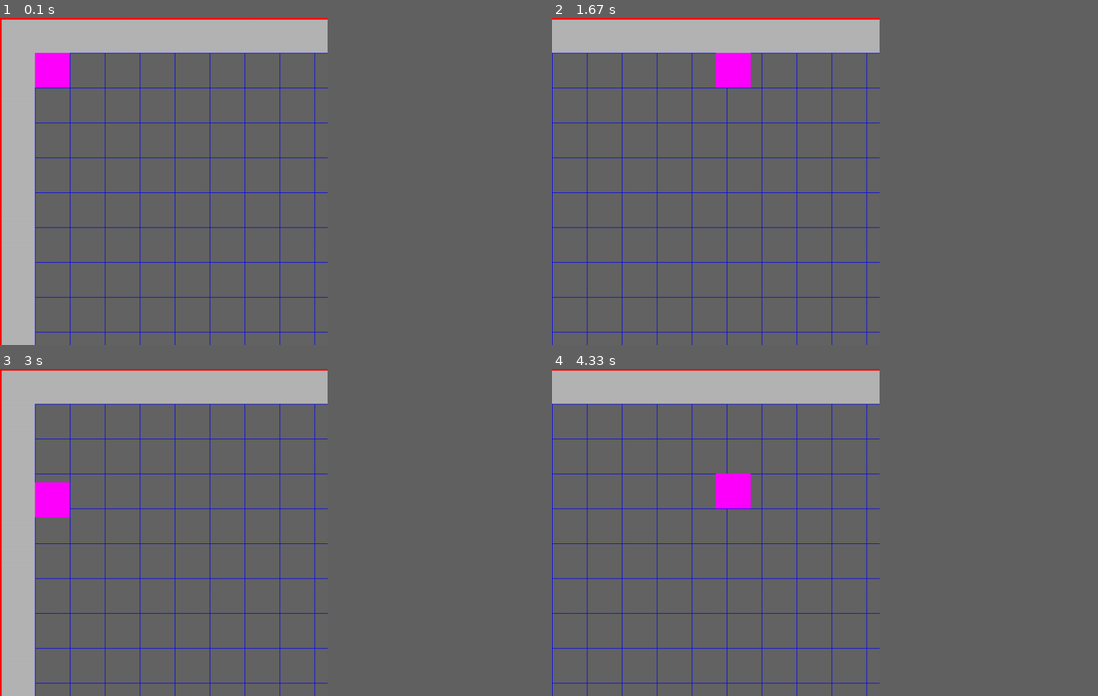
Above: before the commit, frames 1-4 (two rows, left to right).
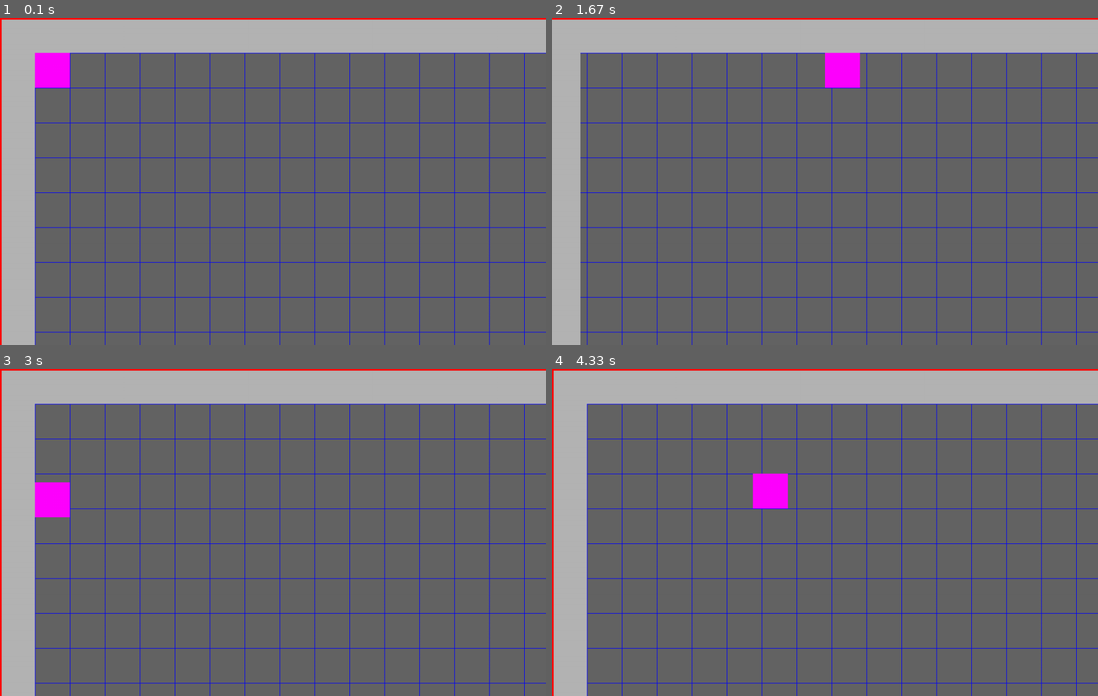
Above: after the commit, the same moments.

Repository: ravenstudios/pygame_scrolling_map
Game: pygame game, started from main.py
The game is run twice, just before and just after one commit, with the same random seed, the same clock (stepped at 60 frames per second) and the same inputs.
Inputs:
- Up to frame 1 (0.1 s): no input
- Up to frame 2 (1.67 s): hold Right 0.33-0.8 s; hold Right 1.17-1.63 s
- Up to frame 3 (3 s): hold Left 1.67-2.2 s; hold Down 2.23-2.53 s; hold Left 2.57-2.97 s
- Up to frame 4 (4.33 s): hold Up 3-3.37 s; hold Right 3.4-4.03 s; hold Down from 4.07 s (still down)
In our replay, the window is 540x540 before the commit and 900x540 after it. These sizes can differ from the game's own. Grey fills any space a smaller window leaves; there, only what the larger window draws over its background counts as a difference.

The runs differ from the first frame. In frame 1, 6.2% of the frame differs, in the area x 60-100%, y 0-100%; in frame 2, 12%; in frame 3, 6.2%; in frame 4, 13%, in the area x 0-100%, y 0-100%.

Commit message:
init comit

Diff:
--- a/constants.py
+++ b/constants.py
@@ -1,7 +1,7 @@
 BLOCK_SIZE = 64
 ROWS = 11
 COLS = 15
-GAME_WIDTH = 600
+GAME_WIDTH = 1000
 GAME_HEIGHT = 600
 TICK_RATE = 60
 WHITE = (255, 255, 255)
Not shown, added: README.md
